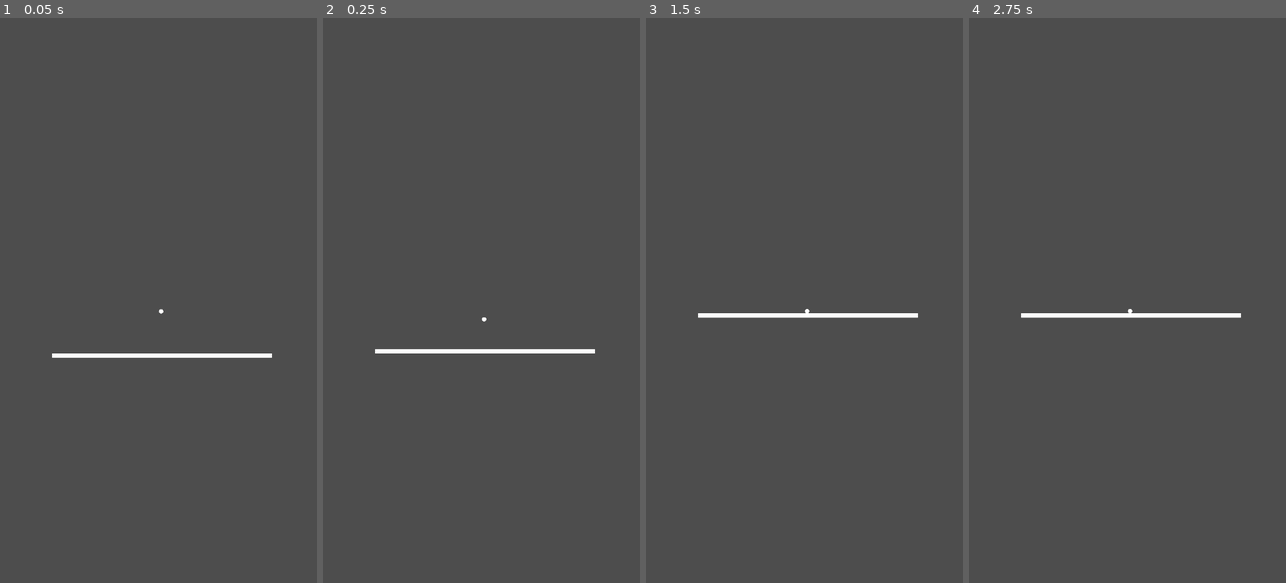
Above: before the commit, frames 1-4 (left to right).
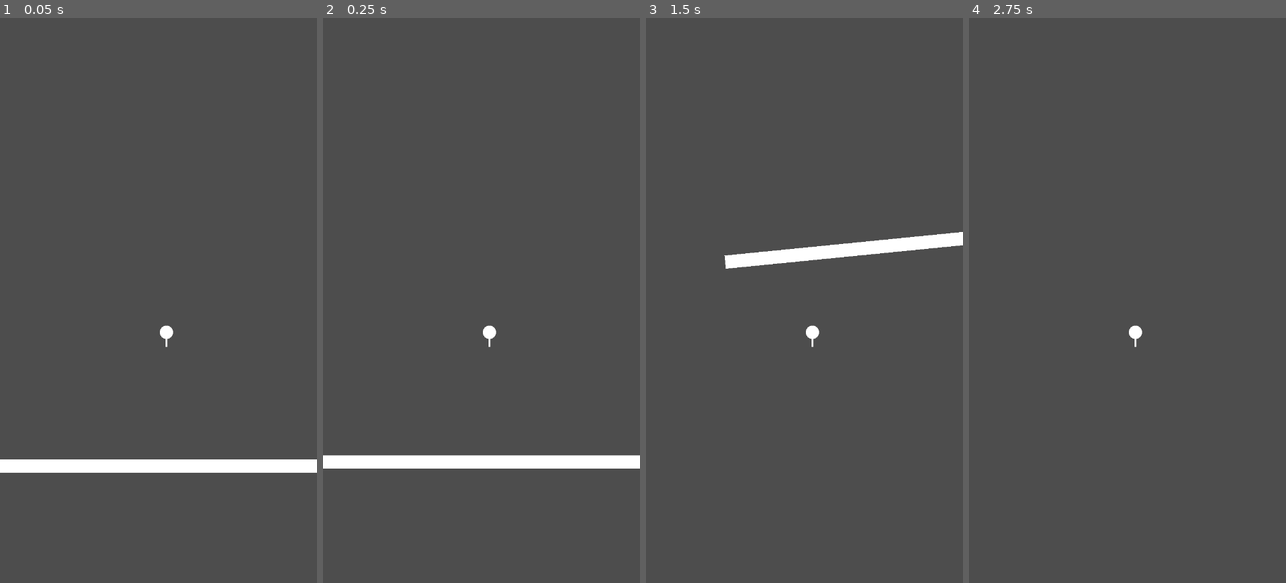
Above: after the commit, the same moments.

Repository: Kube-slide/week_1
Game: Godot game, scene res://TestingLevel.tscn
Two runs of this game, one before a commit and one after it. Both use one fixed random seed, a clock stepped at 60 frames per second and the inputs below.
Inputs:
- Up to frame 1 (0.05 s): no input
- Up to frame 2 (0.25 s): no input
- Up to frame 3 (1.5 s): hold Right (Rotate_right) 0.53-1.28 s; hold Left (Rotate_left) from 1.28 s (still down)
- Up to frame 4 (2.75 s): release Left (Rotate_left) at 2.03 s; hold Right (Rotate_right) from 2.03 s (still down)

The runs differ from the first frame. In frame 1, 3.0% of the frame differs, in the area x 0-100%, y 51-81%; in frame 2, 3.0%; in frame 3, 2.5%; in frame 4, 0.7%.

Commit message:
Started implementation of player movement

Diff:
--- a/TestingLevel.tscn
+++ b/TestingLevel.tscn
@@ -21,7 +21,11 @@
 
 [node name="PlayerBall" parent="." instance=ExtResource("1_7bx8y")]
 position = Vector2(366, 664)
+gravitySpeed = 15.0
+basicRotationSpeed = 0.1
 
 [node name="Camera2D" type="Camera2D" parent="PlayerBall"]
 position = Vector2(-6, -24)
-position_smoothing_enabled = true
+ignore_rotation = false
+zoom = Vector2(3, 3)
+rotation_smoothing_speed = 10.0
--- /dev/null
+++ b/player_ball.gd
@@ -0,0 +1,23 @@
+extends CharacterBody2D
+
+@export var gravitySpeed : float = 3.0
+@export var basicRotationSpeed : float = 2.0
+@onready var groundRay : RayCast2D = $"Ground detect"
+var fallSpeed : float = 0
+var moveDir : float = 0
+
+
+func _physics_process(delta: float) -> void:
+	if groundRay.is_colliding():
+		print(fallSpeed)
+		if abs(fallSpeed) > 5:
+			velocity.y = snappedf(-fallSpeed, 1)
+		fallSpeed = 0
+	else:
+		fallSpeed += gravitySpeed * delta
+	var basicGravity : Vector2 = transform.y * (fallSpeed) #Basic gravity pre-turning
+	moveDir = lerpf(moveDir, (Input.get_action_strength("Rotate_left") - Input.get_action_strength("Rotate_right")) * basicRotationSpeed, 2.5 * delta)
+	rotate(moveDir)
+	if !groundRay.is_colliding():
+		velocity += basicGravity
+	move_and_slide()
--- a/player_ball.tscn
+++ b/player_ball.tscn
@@ -1,4 +1,6 @@
-[gd_scene load_steps=3 format=3 uid="uid://c0yno7gw5ifia"]
+[gd_scene load_steps=5 format=3 uid="uid://c0yno7gw5ifia"]
+
+[ext_resource type="Script" uid="uid://mvduljjpps7r" path="res://player_ball.gd" id="1_nw751"]
 
 [sub_resource type="SphereMesh" id="SphereMesh_6a6mu"]
 radius = 5.0
@@ -7,10 +9,23 @@
 [sub_resource type="CircleShape2D" id="CircleShape2D_nw751"]
 radius = 5.0
 
-[node name="PlayerBall" type="RigidBody2D"]
+[sub_resource type="BoxMesh" id="BoxMesh_nw751"]
+size = Vector3(1.155, 8.12, 1)
+
+[node name="CharacterBody2D" type="CharacterBody2D"]
+script = ExtResource("1_nw751")
+gravitySpeed = 30.0
 
 [node name="MeshInstance2D" type="MeshInstance2D" parent="."]
 mesh = SubResource("SphereMesh_6a6mu")
 
 [node name="CollisionShape2D" type="CollisionShape2D" parent="."]
 shape = SubResource("CircleShape2D_nw751")
+
+[node name="MeshInstance2D2" type="MeshInstance2D" parent="."]
+position = Vector2(0, 7)
+mesh = SubResource("BoxMesh_nw751")
+
+[node name="Ground detect" type="RayCast2D" parent="."]
+target_position = Vector2(0, 5)
+collide_with_areas = true
Not shown, added: player_ball.gd.uid
